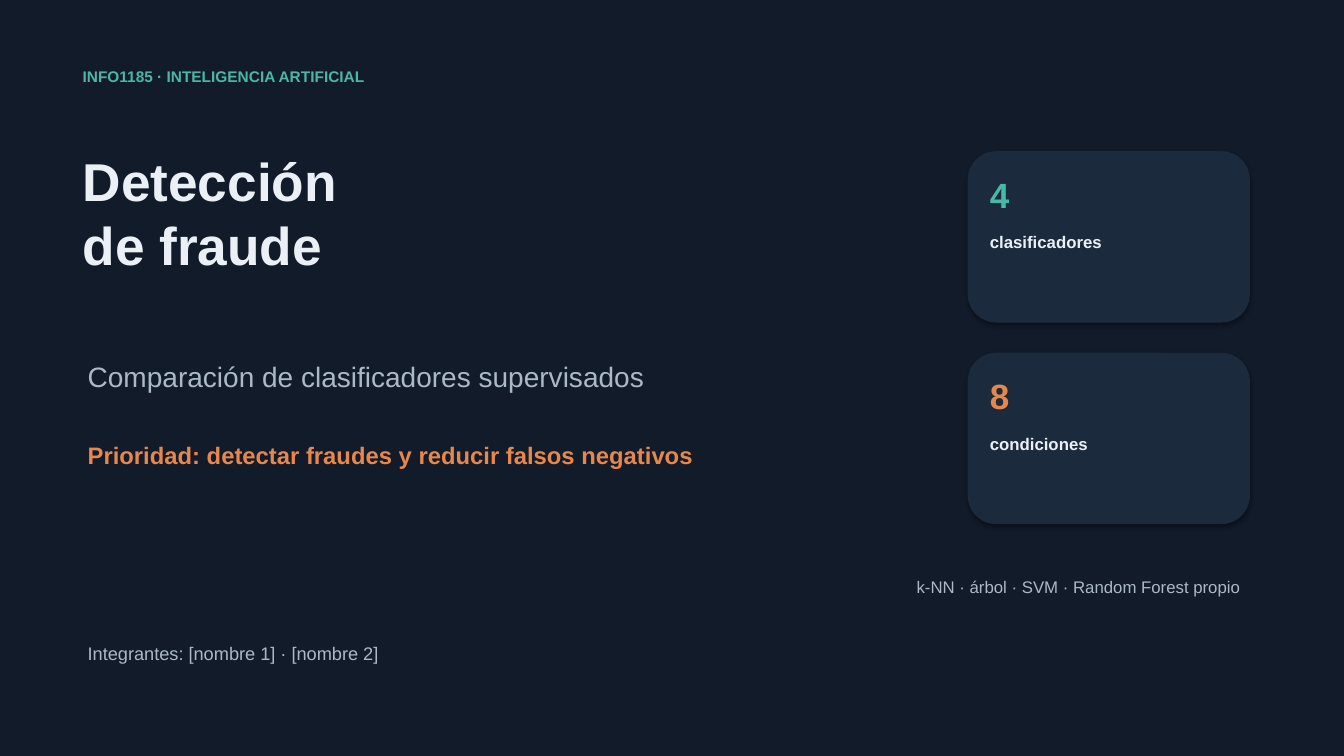
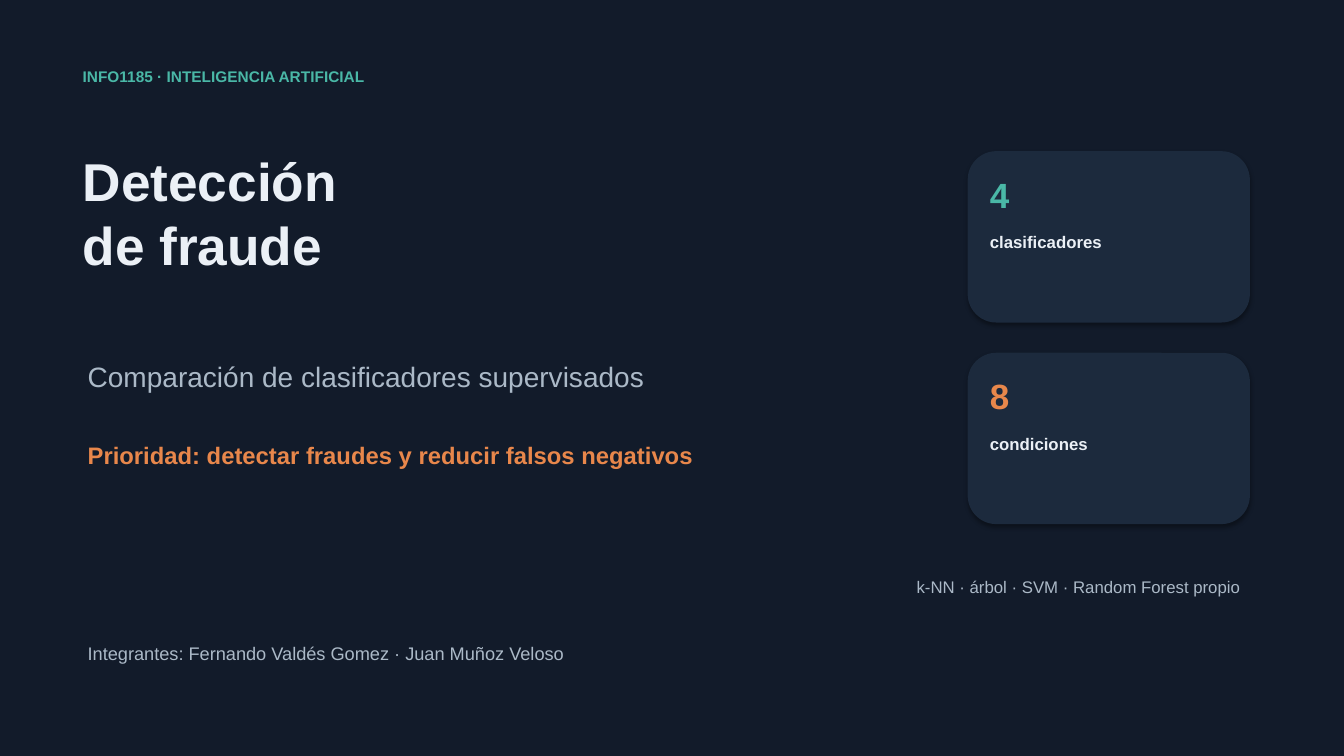
Before and after one commit to FernandoValdes01/Fraudetection, a slide deck: slide 1 of documentacion/presentacion/defensa_fraude.pptx. Drawn at 1344x756 pixels with LibreOffice and Linux fonts; fonts in the diff are those of the drawing. Boxes give left, top, right and bottom in pixels: in the first picture for what was removed or moved away, otherwise in the second. Text is boxed around its words. In the diff, an @@ line names an element or a change of style, - is before the commit and + after.

Commit message:
docs(presentation): agrega nombres de integrantes

```diff
--- a/documentacion/presentacion/defensa_fraude.pptx
+++ b/documentacion/presentacion/defensa_fraude.pptx
@@ text at <box>88,646,564,664</box>: text changed @@
-Integrantes: [nombre 1] · [nombre 2]
+Integrantes: Fernando Valdés Gomez · Juan Muñoz Veloso
```
Also in this commit, not shown: 1 other file.
